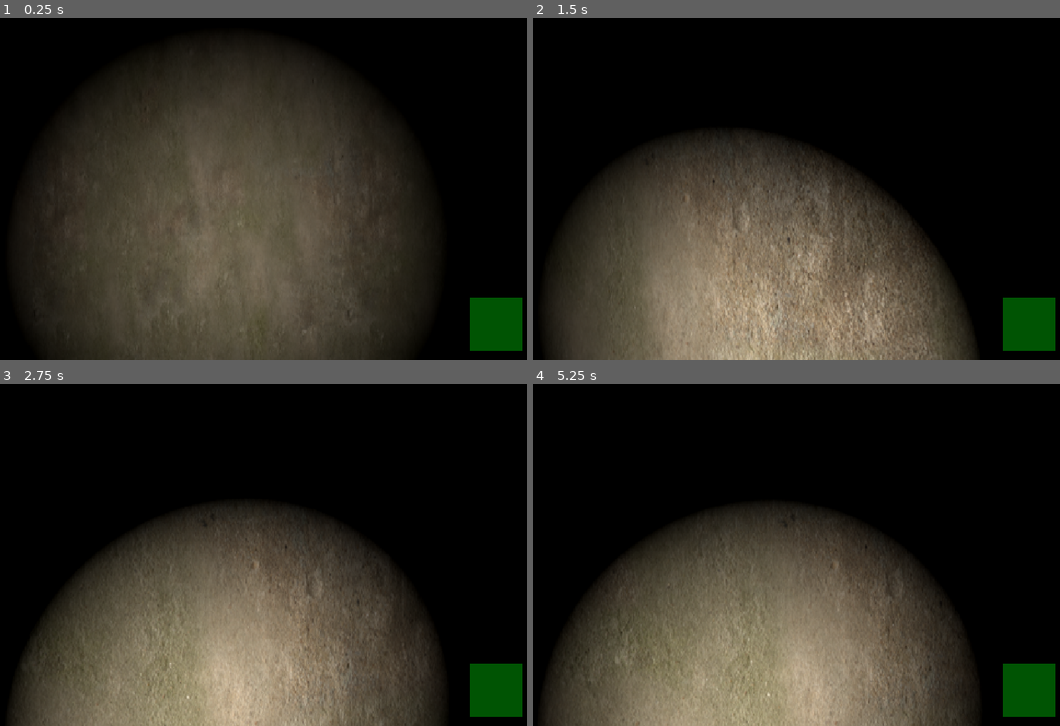
Above: before the commit, frames 1-4 (two rows, left to right).
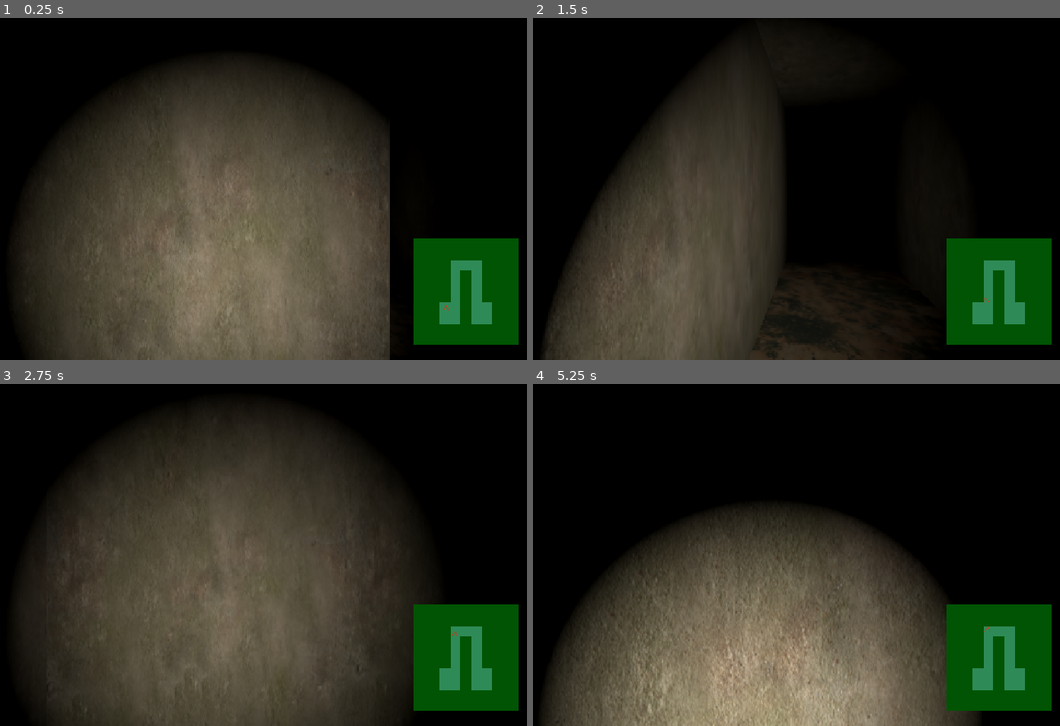
Above: after the commit, the same moments.

Repository: KoBeWi/SpaceJam2026
Game: Godot game, scene res://Game.tscn
Same seed, same stepped clock (60 frames per second), same inputs: the game is played once before the commit and once after it.
Inputs (mouse positions are in pixels of both pictures, inside the frame that each line leads up to):
- Up to frame 1 (0.25 s): no input
- Up to frame 2 (1.5 s): tap Enter (ui_accept) at 0.5, 0.77 s; move the mouse to (791, 189) at 0.52 s; hold W (forward) from 0.53 s (still down); click (791, 189) at 0.67 s; move the mouse to (727, 189) at 1.27 s
- Up to frame 3 (2.75 s): keep holding W (forward); tap Enter (ui_accept) at 1.52 s; move the mouse to (242, 548) at 2.02 s
- Up to frame 4 (5.25 s): keep holding W (forward); move the mouse to (754, 561) at 2.77 s; click (754, 561) at 2.92 s; tap Enter (ui_accept) at 3.02, 3.77, 4.52 s; move the mouse to (807, 558) at 3.52 s; move the mouse to (712, 551) at 4.27 s; move the mouse to (770, 555) at 5.02 s; click (770, 555) at 5.17 s

The runs differ from the first frame. In frame 1, 17% of the frame differs, in the area x 9-100%, y 7-100%; in frame 2, 37%; in frame 3, 51%, in the area x 1-100%, y 7-100%; in frame 4, 9.4%.
Error before the commit: Cannot call method 'get_children' on a null value. (res://Minimap.gd:8)

Commit message:
Minimapa działa

Diff:
--- a/Game.gd
+++ b/Game.gd
@@ -10,5 +10,8 @@
 		$Player.position = level_instance.get_node("Start").position
 		$Player.position.y += 1
 
+		#%Minimap.geometry.assign(level_instance.get_node("Geometry").find_children("*", "CSGBox3D"))
+		%Minimap.geometry.assign(level_instance.get_node("Geometry").get_children())
+
 func _ready() -> void:
 	Input.mouse_mode = Input.MOUSE_MODE_CAPTURED
--- a/Game.tscn
+++ b/Game.tscn
@@ -1,9 +1,10 @@
 [gd_scene format=3 uid="uid://b5hp5r2gpuwqx"]
 
 [ext_resource type="Script" uid="uid://ds1avvrty5dnh" path="res://Game.gd" id="1_u44n3"]
-[ext_resource type="PackedScene" uid="uid://dpr57u8qugtoy" path="res://Levels/Test.tscn" id="2_sb48q"]
+[ext_resource type="PackedScene" uid="uid://b4mbktsmprh1p" path="res://Levels/Eggplant.tscn" id="2_sb48q"]
 [ext_resource type="Script" uid="uid://qqorxc4ygjct" path="res://Player.gd" id="2_xkndl"]
 [ext_resource type="Script" uid="uid://c1alsqdsejge6" path="res://Minimap.gd" id="4_sb48q"]
+[ext_resource type="Texture2D" uid="uid://lgk6ix81ofsd" path="res://PlayerIcon.png" id="5_t88pq"]
 
 [sub_resource type="CapsuleShape3D" id="CapsuleShape3D_yebci"]
 
@@ -15,7 +16,6 @@
 level = ExtResource("2_sb48q")
 
 [node name="Player" type="CharacterBody3D" parent="." unique_id=1096630611]
-transform = Transform3D(1, 0, 0, 0, 1, 0, 0, 0, 1, 0, 1.6414821, 0)
 script = ExtResource("2_xkndl")
 
 [node name="CollisionShape3D" type="CollisionShape3D" parent="Player" unique_id=1567644368]
@@ -34,18 +34,24 @@
 grow_horizontal = 2
 grow_vertical = 2
 
-[node name="Minimap" type="Panel" parent="UI" unique_id=36183961]
+[node name="Minimap" type="Panel" parent="UI" unique_id=36183961 node_paths=PackedStringArray("player")]
+unique_name_in_owner = true
 layout_mode = 1
 anchors_preset = 3
 anchor_left = 1.0
 anchor_top = 1.0
 anchor_right = 1.0
 anchor_bottom = 1.0
-offset_left = -117.0
-offset_top = -117.0
-offset_right = -17.0
-offset_bottom = -17.0
+offset_left = -224.0
+offset_top = -229.0
+offset_right = -24.0
+offset_bottom = -29.0
 grow_horizontal = 0
 grow_vertical = 0
 theme_override_styles/panel = SubResource("StyleBoxFlat_yebci")
 script = ExtResource("4_sb48q")
+player = NodePath("../../Player")
+
+[node name="PlayerIcon" type="Sprite2D" parent="UI/Minimap" unique_id=2138041697]
+position = Vector2(101, 113)
+texture = ExtResource("5_t88pq")
--- a/LevelMaker.tscn
+++ b/LevelMaker.tscn
@@ -49,12 +49,17 @@
 	var root := Node3D.new()
 	root.name = &\"Level\"
 
+	var geometry := Node3D.new()
+	geometry.name = &\"Geometry\"
+	root.add_child(geometry)
+	geometry.owner = root
+
 	for coords in level:
 		var world_coords: Vector2 = coords * 2
 
 		var tile: Node3D = tile_scene.instantiate()
 		tile.position = Vector3(world_coords.x + 1, 0, world_coords.y + 1)
-		root.add_child(tile, true)
+		geometry.add_child(tile, true)
 		tile.owner = root
 
 		for i in 4:
@@ -65,8 +70,15 @@
 			var wall: Node3D = wall_scene.instantiate()
 			wall.position = Vector3(world_coords.x + 1 + fw.x * 1, 0, world_coords.y + 1 + fw.y * 1)
 			wall.rotation.y = i % 2 * (PI/2)
-			root.add_child(wall, true)
+			geometry.add_child(wall, true)
 			wall.owner = root
+
+	var start := Marker3D.new()
+	start.name = &\"Start\"
+	start.position.x = level[0].x * 2 + 0.5
+	start.position.z = level[0].y * 2 + 0.5
+	root.add_child(start)
+	start.owner = root
 
 	var ps := PackedScene.new()
 	ps.pack(root)
--- /dev/null
+++ b/Levels/Eggplant.tscn
@@ -0,0 +1,158 @@
+[gd_scene format=3 uid="uid://b4mbktsmprh1p"]
+
+[ext_resource type="PackedScene" uid="uid://dxm2rnp1ecis7" path="res://Geometry/RoomTile.tscn" id="1_njov2"]
+[ext_resource type="PackedScene" uid="uid://yj6kr7b8hjyc" path="res://Geometry/Wall.tscn" id="2_2au82"]
+
+[node name="Level" type="Node3D" unique_id=894952157]
+
+[node name="Geometry" type="Node3D" parent="." unique_id=309096006]
+
+[node name="RoomTile" parent="Geometry" unique_id=430100447 instance=ExtResource("1_njov2")]
+transform = Transform3D(1, 0, 0, 0, 1, 0, 0, 0, 1, 11, 0, 23)
+
+[node name="Wall" parent="Geometry" unique_id=1037855951 instance=ExtResource("2_2au82")]
+transform = Transform3D(1, 0, 0, 0, 1, 0, 0, 0, 1, 10, 0, 23)
+
+[node name="Wall2" parent="Geometry" unique_id=472398994 instance=ExtResource("2_2au82")]
+transform = Transform3D(-4.371139e-08, 0, 1, 0, 1, 0, -1, 0, -4.371139e-08, 11, 0, 22)
+
+[node name="RoomTile2" parent="Geometry" unique_id=1751977499 instance=ExtResource("1_njov2")]
+transform = Transform3D(1, 0, 0, 0, 1, 0, 0, 0, 1, 11, 0, 25)
+
+[node name="Wall3" parent="Geometry" unique_id=2000337012 instance=ExtResource("2_2au82")]
+transform = Transform3D(-4.371139e-08, 0, 1, 0, 1, 0, -1, 0, -4.371139e-08, 11, 0, 26)
+
+[node name="Wall4" parent="Geometry" unique_id=1976960136 instance=ExtResource("2_2au82")]
+transform = Transform3D(1, 0, 0, 0, 1, 0, 0, 0, 1, 10, 0, 25)
+
+[node name="RoomTile3" parent="Geometry" unique_id=391167267 instance=ExtResource("1_njov2")]
+transform = Transform3D(1, 0, 0, 0, 1, 0, 0, 0, 1, 13, 0, 25)
+
+[node name="Wall5" parent="Geometry" unique_id=753498215 instance=ExtResource("2_2au82")]
+transform = Transform3D(1, 0, 0, 0, 1, 0, 0, 0, 1, 14, 0, 25)
+
+[node name="Wall6" parent="Geometry" unique_id=1023234037 instance=ExtResource("2_2au82")]
+transform = Transform3D(-4.371139e-08, 0, 1, 0, 1, 0, -1, 0, -4.371139e-08, 13, 0, 26)
+
+[node name="RoomTile4" parent="Geometry" unique_id=712884692 instance=ExtResource("1_njov2")]
+transform = Transform3D(1, 0, 0, 0, 1, 0, 0, 0, 1, 13, 0, 23)
+
+[node name="Wall7" parent="Geometry" unique_id=1248063158 instance=ExtResource("2_2au82")]
+transform = Transform3D(1, 0, 0, 0, 1, 0, 0, 0, 1, 14, 0, 23)
+
+[node name="RoomTile5" parent="Geometry" unique_id=856196068 instance=ExtResource("1_njov2")]
+transform = Transform3D(1, 0, 0, 0, 1, 0, 0, 0, 1, 13, 0, 21)
+
+[node name="Wall8" parent="Geometry" unique_id=1310716526 instance=ExtResource("2_2au82")]
+transform = Transform3D(1, 0, 0, 0, 1, 0, 0, 0, 1, 14, 0, 21)
+
+[node name="Wall9" parent="Geometry" unique_id=44692356 instance=ExtResource("2_2au82")]
+transform = Transform3D(1, 0, 0, 0, 1, 0, 0, 0, 1, 12, 0, 21)
+
+[node name="RoomTile6" parent="Geometry" unique_id=189684370 instance=ExtResource("1_njov2")]
+transform = Transform3D(1, 0, 0, 0, 1, 0, 0, 0, 1, 13, 0, 19)
+
+[node name="Wall10" parent="Geometry" unique_id=1788792890 instance=ExtResource("2_2au82")]
+transform = Transform3D(1, 0, 0, 0, 1, 0, 0, 0, 1, 14, 0, 19)
+
+[node name="Wall11" parent="Geometry" unique_id=864030434 instance=ExtResource("2_2au82")]
+transform = Transform3D(1, 0, 0, 0, 1, 0, 0, 0, 1, 12, 0, 19)
+
+[node name="RoomTile7" parent="Geometry" unique_id=1120219509 instance=ExtResource("1_njov2")]
+transform = Transform3D(1, 0, 0, 0, 1, 0, 0, 0, 1, 13, 0, 17)
+
+[node name="Wall12" parent="Geometry" unique_id=2041841959 instance=ExtResource("2_2au82")]
+transform = Transform3D(1, 0, 0, 0, 1, 0, 0, 0, 1, 14, 0, 17)
+
+[node name="Wall13" parent="Geometry" unique_id=1039002296 instance=ExtResource("2_2au82")]
+transform = Transform3D(1, 0, 0, 0, 1, 0, 0, 0, 1, 12, 0, 17)
+
+[node name="RoomTile8" parent="Geometry" unique_id=1264432076 instance=ExtResource("1_njov2")]
+transform = Transform3D(1, 0, 0, 0, 1, 0, 0, 0, 1, 13, 0, 15)
+
+[node name="Wall14" parent="Geometry" unique_id=1634045282 instance=ExtResource("2_2au82")]
+transform = Transform3D(1, 0, 0, 0, 1, 0, 0, 0, 1, 12, 0, 15)
+
+[node name="Wall15" parent="Geometry" unique_id=257274632 instance=ExtResource("2_2au82")]
+transform = Transform3D(-4.371139e-08, 0, 1, 0, 1, 0, -1, 0, -4.371139e-08, 13, 0, 14)
+
+[node name="RoomTile9" parent="Geometry" unique_id=455875288 instance=ExtResource("1_njov2")]
+transform = Transform3D(1, 0, 0, 0, 1, 0, 0, 0, 1, 15, 0, 15)
+
+[node name="Wall16" parent="Geometry" unique_id=1562152509 instance=ExtResource("2_2au82")]
+transform = Transform3D(-4.371139e-08, 0, 1, 0, 1, 0, -1, 0, -4.371139e-08, 15, 0, 16)
+
+[node name="Wall17" parent="Geometry" unique_id=77559484 instance=ExtResource("2_2au82")]
+transform = Transform3D(-4.371139e-08, 0, 1, 0, 1, 0, -1, 0, -4.371139e-08, 15, 0, 14)
+
+[node name="RoomTile10" parent="Geometry" unique_id=507932625 instance=ExtResource("1_njov2")]
+transform = Transform3D(1, 0, 0, 0, 1, 0, 0, 0, 1, 17, 0, 15)
+
+[node name="Wall18" parent="Geometry" unique_id=1526086347 instance=ExtResource("2_2au82")]
+transform = Transform3D(1, 0, 0, 0, 1, 0, 0, 0, 1, 18, 0, 15)
+
+[node name="Wall19" parent="Geometry" unique_id=1804419325 instance=ExtResource("2_2au82")]
+transform = Transform3D(-4.371139e-08, 0, 1, 0, 1, 0, -1, 0, -4.371139e-08, 17, 0, 14)
+
+[node name="RoomTile11" parent="Geometry" unique_id=223449024 instance=ExtResource("1_njov2")]
+transform = Transform3D(1, 0, 0, 0, 1, 0, 0, 0, 1, 17, 0, 17)
+
+[node name="Wall20" parent="Geometry" unique_id=1955381912 instance=ExtResource("2_2au82")]
+transform = Transform3D(1, 0, 0, 0, 1, 0, 0, 0, 1, 18, 0, 17)
+
+[node name="Wall21" parent="Geometry" unique_id=730127409 instance=ExtResource("2_2au82")]
+transform = Transform3D(1, 0, 0, 0, 1, 0, 0, 0, 1, 16, 0, 17)
+
+[node name="RoomTile12" parent="Geometry" unique_id=1021984230 instance=ExtResource("1_njov2")]
+transform = Transform3D(1, 0, 0, 0, 1, 0, 0, 0, 1, 17, 0, 19)
+
+[node name="Wall22" parent="Geometry" unique_id=1976708181 instance=ExtResource("2_2au82")]
+transform = Transform3D(1, 0, 0, 0, 1, 0, 0, 0, 1, 18, 0, 19)
+
+[node name="Wall23" parent="Geometry" unique_id=978779844 instance=ExtResource("2_2au82")]
+transform = Transform3D(1, 0, 0, 0, 1, 0, 0, 0, 1, 16, 0, 19)
+
+[node name="RoomTile13" parent="Geometry" unique_id=1646767970 instance=ExtResource("1_njov2")]
+transform = Transform3D(1, 0, 0, 0, 1, 0, 0, 0, 1, 17, 0, 21)
+
+[node name="Wall24" parent="Geometry" unique_id=1341709060 instance=ExtResource("2_2au82")]
+transform = Transform3D(1, 0, 0, 0, 1, 0, 0, 0, 1, 18, 0, 21)
+
+[node name="Wall25" parent="Geometry" unique_id=114656874 instance=ExtResource("2_2au82")]
+transform = Transform3D(1, 0, 0, 0, 1, 0, 0, 0, 1, 16, 0, 21)
+
+[node name="RoomTile14" parent="Geometry" unique_id=1289280731 instance=ExtResource("1_njov2")]
+transform = Transform3D(1, 0, 0, 0, 1, 0, 0, 0, 1, 17, 0, 23)
+
+[node name="Wall26" parent="Geometry" unique_id=895707792 instance=ExtResource("2_2au82")]
+transform = Transform3D(1, 0, 0, 0, 1, 0, 0, 0, 1, 16, 0, 23)
+
+[node name="RoomTile15" parent="Geometry" unique_id=1134066589 instance=ExtResource("1_njov2")]
+transform = Transform3D(1, 0, 0, 0, 1, 0, 0, 0, 1, 17, 0, 25)
+
+[node name="Wall27" parent="Geometry" unique_id=361644131 instance=ExtResource("2_2au82")]
+transform = Transform3D(-4.371139e-08, 0, 1, 0, 1, 0, -1, 0, -4.371139e-08, 17, 0, 26)
+
+[node name="Wall28" parent="Geometry" unique_id=2132389356 instance=ExtResource("2_2au82")]
+transform = Transform3D(1, 0, 0, 0, 1, 0, 0, 0, 1, 16, 0, 25)
+
+[node name="RoomTile16" parent="Geometry" unique_id=374788407 instance=ExtResource("1_njov2")]
+transform = Transform3D(1, 0, 0, 0, 1, 0, 0, 0, 1, 19, 0, 25)
+
+[node name="Wall29" parent="Geometry" unique_id=1794746464 instance=ExtResource("2_2au82")]
+transform = Transform3D(1, 0, 0, 0, 1, 0, 0, 0, 1, 20, 0, 25)
+
+[node name="Wall30" parent="Geometry" unique_id=1235236382 instance=ExtResource("2_2au82")]
+transform = Transform3D(-4.371139e-08, 0, 1, 0, 1, 0, -1, 0, -4.371139e-08, 19, 0, 26)
+
+[node name="RoomTile17" parent="Geometry" unique_id=1107019764 instance=ExtResource("1_njov2")]
+transform = Transform3D(1, 0, 0, 0, 1, 0, 0, 0, 1, 19, 0, 23)
+
+[node name="Wall31" parent="Geometry" unique_id=1877805398 instance=ExtResource("2_2au82")]
+transform = Transform3D(1, 0, 0, 0, 1, 0, 0, 0, 1, 20, 0, 23)
+
+[node name="Wall32" parent="Geometry" unique_id=559503469 instance=ExtResource("2_2au82")]
+transform = Transform3D(-4.371139e-08, 0, 1, 0, 1, 0, -1, 0, -4.371139e-08, 19, 0, 22)
+
+[node name="Start" type="Marker3D" parent="." unique_id=2469204]
+transform = Transform3D(1, 0, 0, 0, 1, 0, 0, 0, 1, 11.266703, 1.1920929e-07, 23.069363)
--- /dev/null
+++ b/Levels/Empty.tscn
@@ -0,0 +1,74 @@
+[gd_scene format=3]
+
+[ext_resource type="PackedScene" path="res://Geometry/RoomTile.tscn" id="1_njov2"]
+[ext_resource type="PackedScene" path="res://Geometry/Wall.tscn" id="2_2au82"]
+
+[node name="Level" type="Node3D" unique_id=1641033129]
+
+[node name="Geometry" type="Node3D" parent="." unique_id=1352270318]
+
+[node name="RoomTile" type="Node3D" parent="Geometry" unique_id=430100447 instance=ExtResource("1_njov2")]
+transform = Transform3D(1, 0, 0, 0, 1, 0, 0, 0, 1, 1, 0, 1)
+
+[node name="Wall" type="Node3D" parent="Geometry" unique_id=1790852084 instance=ExtResource("2_2au82")]
+transform = Transform3D(1, 0, 0, 0, 1, 0, 0, 0, 1, 0, 0, 1)
+
+[node name="Wall2" type="Node3D" parent="Geometry" unique_id=515709473 instance=ExtResource("2_2au82")]
+transform = Transform3D(-4.371139e-08, 0, 1, 0, 1, 0, -1, 0, -4.371139e-08, 1, 0, 0)
+
+[node name="RoomTile2" type="Node3D" parent="Geometry" unique_id=977298258 instance=ExtResource("1_njov2")]
+transform = Transform3D(1, 0, 0, 0, 1, 0, 0, 0, 1, 1, 0, 3)
+
+[node name="Wall3" type="Node3D" parent="Geometry" unique_id=748655001 instance=ExtResource("2_2au82")]
+transform = Transform3D(1, 0, 0, 0, 1, 0, 0, 0, 1, 0, 0, 3)
+
+[node name="RoomTile3" type="Node3D" parent="Geometry" unique_id=2095358406 instance=ExtResource("1_njov2")]
+transform = Transform3D(1, 0, 0, 0, 1, 0, 0, 0, 1, 3, 0, 3)
+
+[node name="RoomTile4" type="Node3D" parent="Geometry" unique_id=131523917 instance=ExtResource("1_njov2")]
+transform = Transform3D(1, 0, 0, 0, 1, 0, 0, 0, 1, 3, 0, 1)
+
+[node name="Wall4" type="Node3D" parent="Geometry" unique_id=2005636311 instance=ExtResource("2_2au82")]
+transform = Transform3D(-4.371139e-08, 0, 1, 0, 1, 0, -1, 0, -4.371139e-08, 3, 0, 0)
+
+[node name="RoomTile5" type="Node3D" parent="Geometry" unique_id=430659330 instance=ExtResource("1_njov2")]
+transform = Transform3D(1, 0, 0, 0, 1, 0, 0, 0, 1, 5, 0, 1)
+
+[node name="Wall5" type="Node3D" parent="Geometry" unique_id=175670976 instance=ExtResource("2_2au82")]
+transform = Transform3D(1, 0, 0, 0, 1, 0, 0, 0, 1, 6, 0, 1)
+
+[node name="Wall6" type="Node3D" parent="Geometry" unique_id=214740388 instance=ExtResource("2_2au82")]
+transform = Transform3D(-4.371139e-08, 0, 1, 0, 1, 0, -1, 0, -4.371139e-08, 5, 0, 0)
+
+[node name="RoomTile6" type="Node3D" parent="Geometry" unique_id=2098260814 instance=ExtResource("1_njov2")]
+transform = Transform3D(1, 0, 0, 0, 1, 0, 0, 0, 1, 5, 0, 3)
+
+[node name="Wall7" type="Node3D" parent="Geometry" unique_id=389612857 instance=ExtResource("2_2au82")]
+transform = Transform3D(1, 0, 0, 0, 1, 0, 0, 0, 1, 6, 0, 3)
+
+[node name="RoomTile7" type="Node3D" parent="Geometry" unique_id=1872781879 instance=ExtResource("1_njov2")]
+transform = Transform3D(1, 0, 0, 0, 1, 0, 0, 0, 1, 1, 0, 5)
+
+[node name="Wall8" type="Node3D" parent="Geometry" unique_id=1828237857 instance=ExtResource("2_2au82")]
+transform = Transform3D(-4.371139e-08, 0, 1, 0, 1, 0, -1, 0, -4.371139e-08, 1, 0, 6)
+
+[node name="Wall9" type="Node3D" parent="Geometry" unique_id=2145489849 instance=ExtResource("2_2au82")]
+transform = Transform3D(1, 0, 0, 0, 1, 0, 0, 0, 1, 0, 0, 5)
+
+[node name="RoomTile8" type="Node3D" parent="Geometry" unique_id=1975726241 instance=ExtResource("1_njov2")]
+transform = Transform3D(1, 0, 0, 0, 1, 0, 0, 0, 1, 3, 0, 5)
+
+[node name="Wall10" type="Node3D" parent="Geometry" unique_id=1194030602 instance=ExtResource("2_2au82")]
+transform = Transform3D(-4.371139e-08, 0, 1, 0, 1, 0, -1, 0, -4.371139e-08, 3, 0, 6)
+
+[node name="RoomTile9" type="Node3D" parent="Geometry" unique_id=1302273928 instance=ExtResource("1_njov2")]
+transform = Transform3D(1, 0, 0, 0, 1, 0, 0, 0, 1, 5, 0, 5)
+
+[node name="Wall11" type="Node3D" parent="Geometry" unique_id=682928107 instance=ExtResource("2_2au82")]
+transform = Transform3D(1, 0, 0, 0, 1, 0, 0, 0, 1, 6, 0, 5)
+
+[node name="Wall12" type="Node3D" parent="Geometry" unique_id=1647713461 instance=ExtResource("2_2au82")]
+transform = Transform3D(-4.371139e-08, 0, 1, 0, 1, 0, -1, 0, -4.371139e-08, 5, 0, 6)
+
+[node name="Start" type="Marker3D" parent="." unique_id=1762661135]
+transform = Transform3D(1, 0, 0, 0, 1, 0, 0, 0, 1, 0.5, 0, 0.5)
--- a/Minimap.gd
+++ b/Minimap.gd
@@ -1,18 +1,57 @@
 extends Panel
 
-var geometry: Node
+const TILE_SIZE = 20
+
+@export var player: Node3D
+
+@onready var player_icon: Sprite2D = $PlayerIcon
+
+var geometry: Array[Node]
+
+var level: Array[Vector2]
+var level_shift: Vector2
+
+func _ready() -> void:
+	var minv := Vector2.INF
+	var maxv := -Vector2.INF
+
+	for node in geometry:
+		if node.name.begins_with("RoomTile"):
+			var pos2d := Vector2(node.position.x, node.position.z)
+			pos2d -= Vector2.ONE
+			pos2d /= 2
+
+			minv = minv.min(pos2d)
+			maxv = maxv.max(pos2d + Vector2.ONE)
+
+			level.append(pos2d)
+
+	#level_shift = size * 0.5 - (maxv + minv) * 0.5 * TILE_SIZE
+	#level_shift = (maxv - minv) * 0.5
+	var sc := size / TILE_SIZE
+	level_shift = sc / 2 - (maxv - minv) * 0.5 - minv
+
+func _process(delta: float) -> void:
+	player_icon.position = (Vector2(player.position.x, player.position.z) * 0.5 + level_shift) * TILE_SIZE
+	player_icon.rotation = -player.rotation.y
 
 func _draw() -> void:
-	draw_set_transform(Vector2(size.x * 0.5, size.y * 0.5))
+	#draw_set_transform(level_shift)
 
-	for node: CSGBox3D in geometry.get_children():
-		if node.size.y > 1:
-			var pos2d := Vector2(node.position.x, node.position.z)
-			var size2d := Vector2(node.size.x, node.size.z) * 0.5
+	for coords in level:
+		draw_rect(Rect2((coords + level_shift) * TILE_SIZE, Vector2.ONE * TILE_SIZE), Color.SEA_GREEN)
 
-			if size2d.x > size2d.y:
-				size2d.y = 0
-				draw_line(pos2d - size2d, pos2d + size2d, Color.GREEN)
-			else:
-				size2d.x = 0
-				draw_line(pos2d - size2d, pos2d + size2d, Color.GREEN)
+	#draw_set_transform(Vector2(size.x * 0.5, size.y * 0.5))
+	#
+	#for node in geometry:
+		#if node.size.y > 1:
+			#var pos2d := Vector2(node.global_position.x, node.global_position.z) * SCALE
+			#var size2d := Vector2(node.size.x, node.size.z) * 0.5 * SCALE
+			#size2d = size2d.rotated(node.rotation.y)
+			#
+			#if size2d.x > size2d.y:
+				#size2d.y = 0
+				#draw_line(pos2d - size2d, pos2d + size2d, Color.GREEN)
+			#else:
+				#size2d.x = 0
+				#draw_line(pos2d - size2d, pos2d + size2d, Color.GREEN)
Binary file added: PlayerIcon.png
Not shown, added: PlayerIcon.png.import
